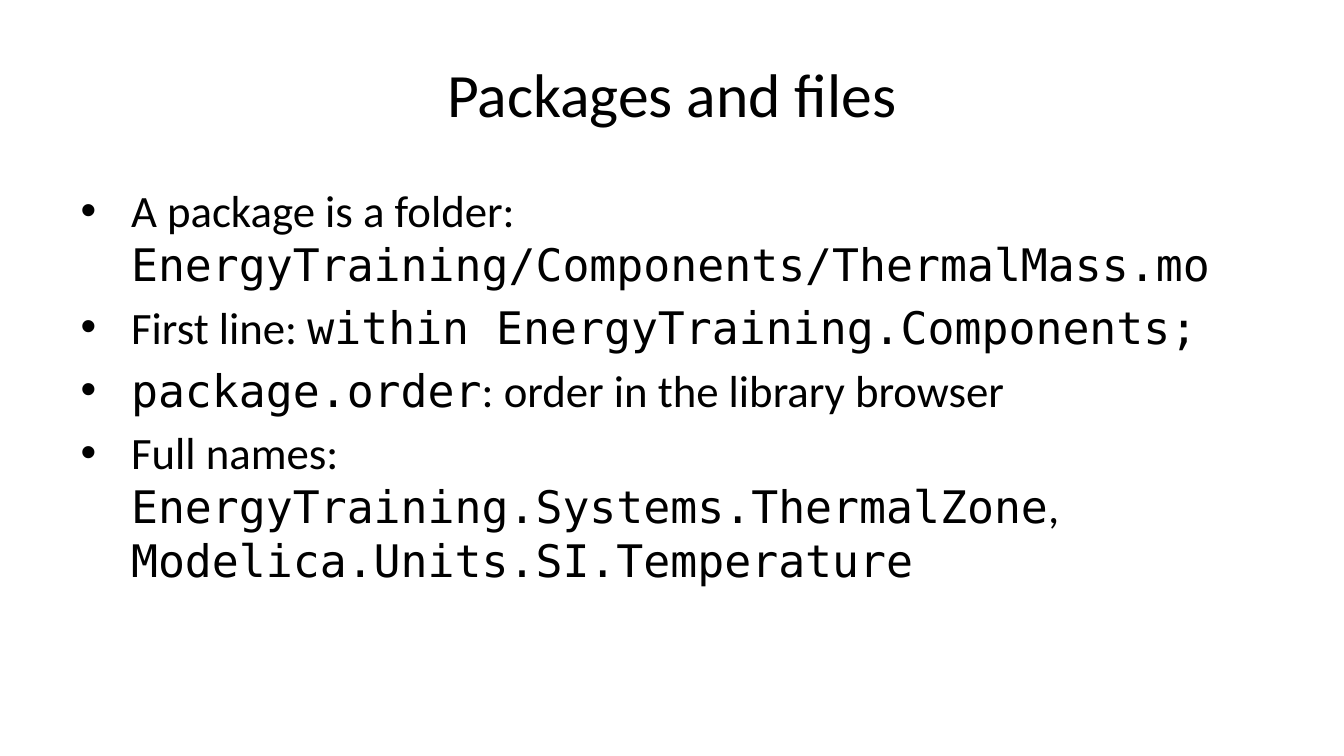
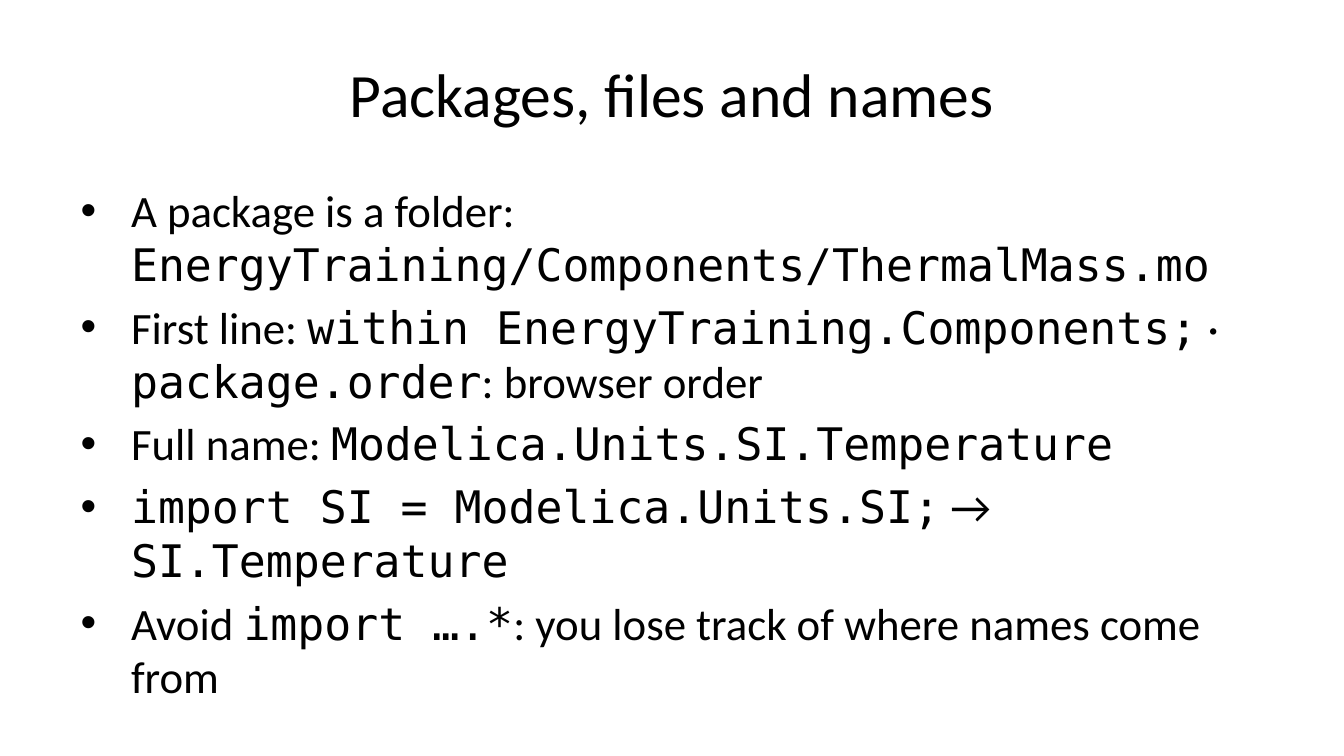
Before and after one commit to DSSchiera/energy-systems-modelica-python-course-participant, a slide deck: slide 17 of slides/session_03/session_03.pptx (slide 14 before the commit). Drawn at 1344x756 pixels with LibreOffice and Linux fonts; fonts in the diff are those of the drawing. Boxes give left, top, right and bottom in pixels: in the first picture for what was removed or moved away, otherwise in the second. Text is boxed around its words. In the diff, an @@ line names an element or a change of style, - is before the commit and + after.

```diff
--- a/slides/session_03/session_03.pptx
+++ b/slides/session_03/session_03.pptx
@@ title at bbox=[350, 74, 994, 128]: text changed @@
-Packages and files
+Packages, files and names
@@ text at bbox=[131, 310, 1200, 694]: text changed @@
-• First line: within EnergyTraining.Components;
-• package.order: order in the library browser
-• Full names: EnergyTraining.Systems.ThermalZone, Modelica.Units.SI.Temperature
+• First line: within EnergyTraining.Components; · package.order: browser order
+• Full name: Modelica.Units.SI.Temperature
+• import SI = Modelica.Units.SI; → SI.Temperature
+• Avoid import ….*: you lose track of where names come from
```
Also in this commit, not shown: 9 other slides changed, 7 slides added, 3 slides removed, 12 other files.
